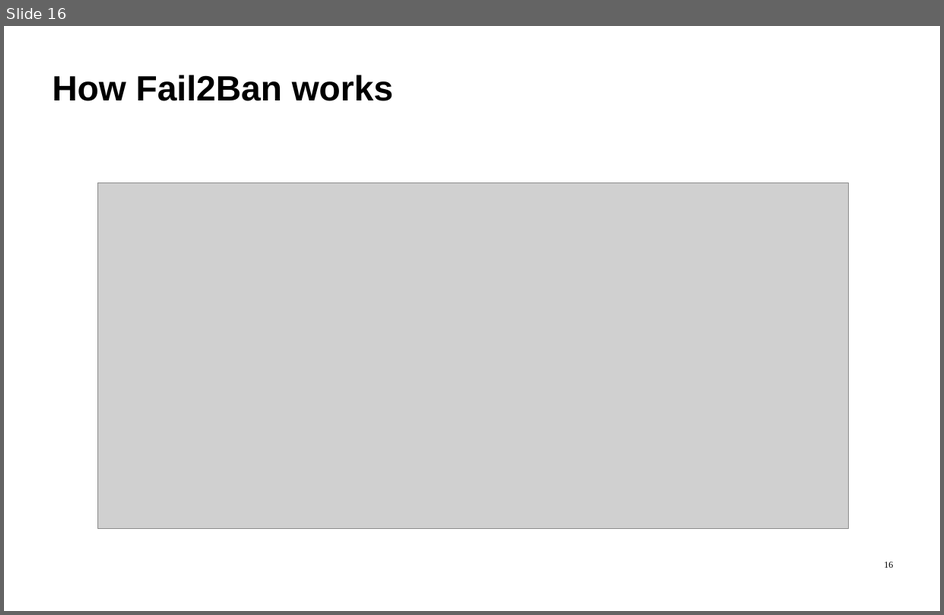
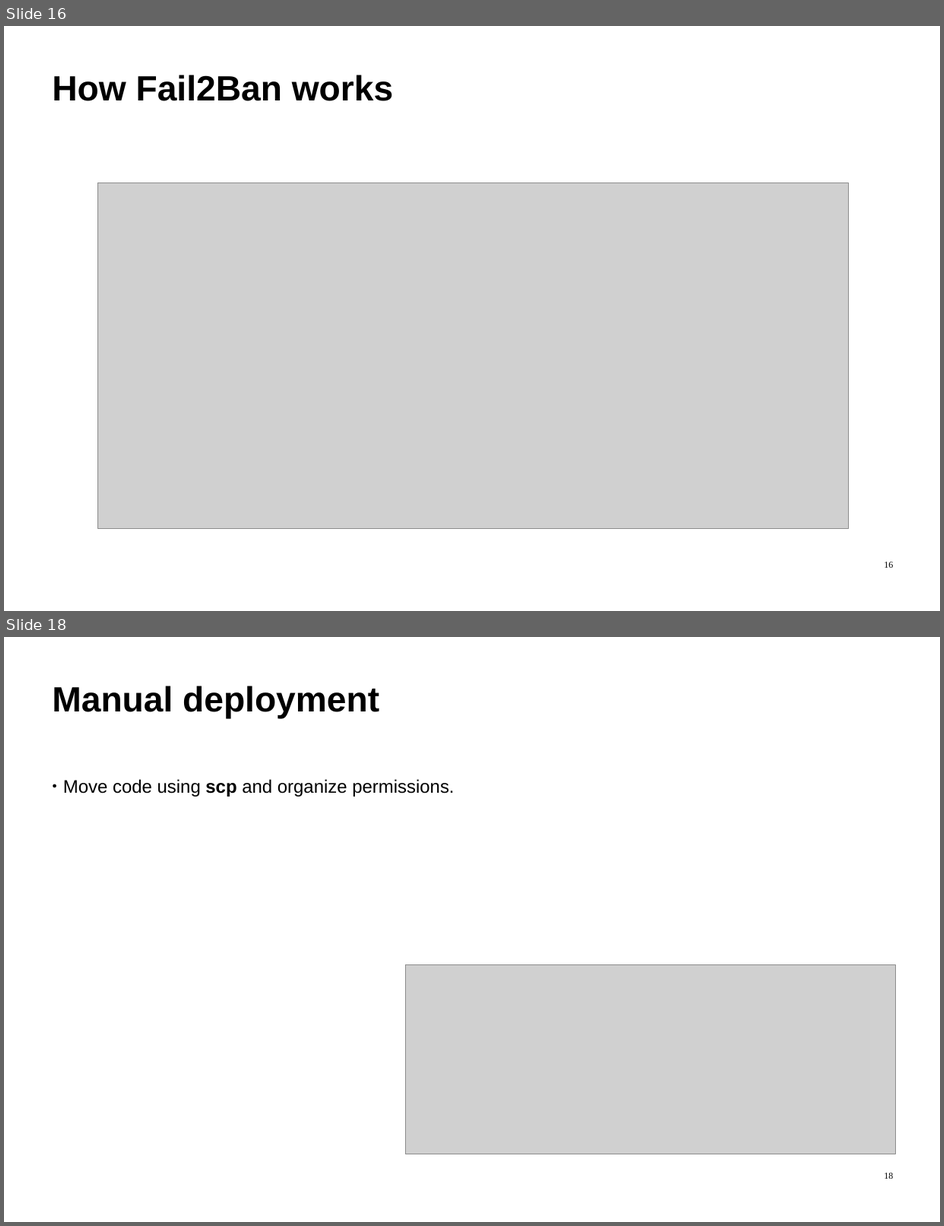
Before and after one commit to ImadSaddik/FullStackDeploymentHandbook, a slide deck: course-assets/slides/full_stack_deployment_guide.odp. Shown one above the other, each under a label of ours: slide 16 before the commit, slides 16 and 18 after it; the slides between them are not shown. The pictures are 944x615 and 944x1226 pixels, drawn with LibreOffice and Linux fonts; fonts in the diff are those of the drawing; grey boxes stand for pictures. Boxes give left, top, right and bottom in pixels: in the first picture for what was removed or moved away, otherwise in the second. Text is boxed around its words. In the diff, an @@ line names an element or a change of style, - is before the commit and + after.

```diff
--- a/course-assets/slides/full_stack_deployment_guide.odp
+++ b/course-assets/slides/full_stack_deployment_guide.odp
@@ slide 18 added at (4,637,940,1222), background #FFFFFF @@
@@ text added at (52,686,379,718), 54 pt, text #000000, bold @@
+Manual deployment
@@ text added at (63,779,454,797), 28 pt, text #000000 @@
+● Move code using scp and organize permissions.
@@ picture added at (406,965,895,1155) @@
@@ page number added at (884,1173,893,1179), 14 pt, text #000000 @@
+18
```
Also in this commit, not shown: 8 other slides added, 1 other file.
